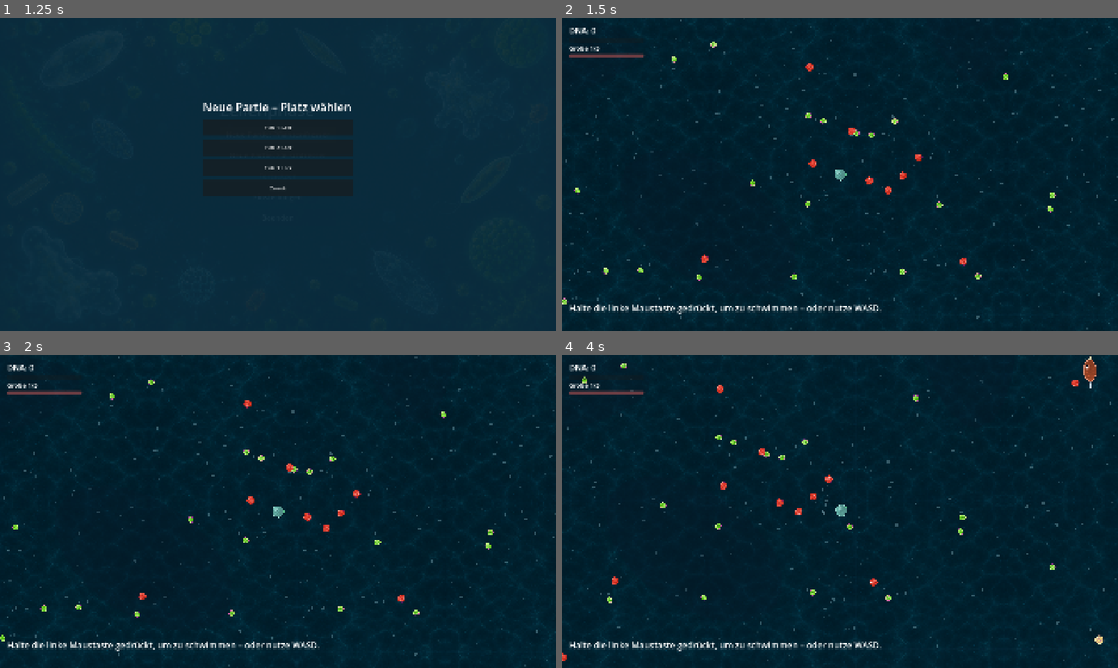
Above: before the commit, frames 1-4 (two rows, left to right).
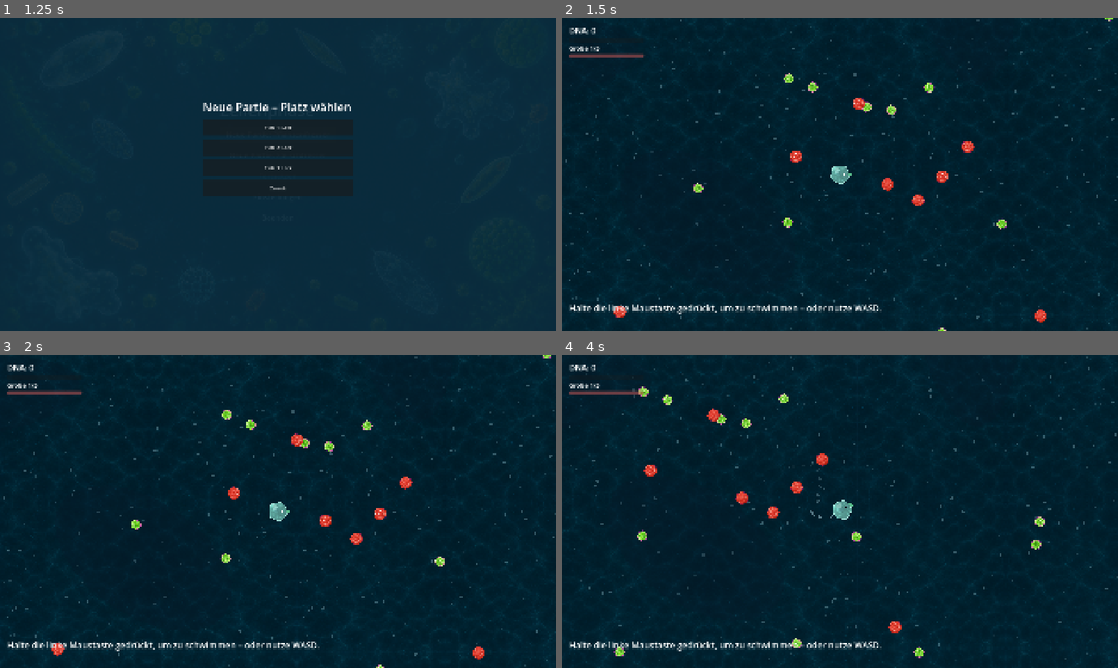
Above: after the commit, the same moments.

Repository: Mayo73/agenthub-backup
Game: Godot game, scene res://scenes/main.tscn
The game is run twice, just before and just after one commit, with the same random seed, the same clock (stepped at 60 frames per second) and the same inputs.
Inputs (mouse positions are in pixels of both pictures, inside the frame that each line leads up to):
- Up to frame 1 (1.25 s): click "Neue Partie: Pflanzenfresser" at 0.5 s
- Up to frame 2 (1.5 s): click "Neue Partie: Fleischfresser" at 1.25 s
- Up to frame 3 (2 s): no input
- Up to frame 4 (4 s): tap Enter at 2 s; move the mouse to (962, 495) at 2.02 s; hold D (rechts) 2.03-2.75 s; hold Shift (abtauchen) 2.03-2.75 s; click (962, 495) at 2.17 s; drag from (728, 527) to (812, 574) at 2.77 s; move the mouse to (895, 442) at 3.52 s; hold D (rechts) from 3.53 s (still down); hold W (hoch) from 3.53 s (still down)

Frame 1 is identical in both runs. In frame 2, 1.6% of the frame differs, in the area x 0-100%, y 0-100%; in frame 3, 1.7%; in frame 4, 2.9%.

Commit message:
Kamera naeher und Doku der KI-Arten
- CameraZoom: BASE_ZOOM 2,6 statt 1,6, MAX_ZOOM 4,0: Zellen im Spielbild etwa 1,6-mal so gross (Befund P-0004)
- docs/zelltypen.md: Sichtweite je Verhalten, Lauerer, Herde, wirksame Stacheln, Giftwolken und Elektroorgan der KI-Arten
- CLAUDE.md: geplante Klassen der Fischphase

Co-Authored-By: Claude Opus 5.5 <noreply@anthropic.com>

Diff:
--- a/scripts/camera_zoom.gd
+++ b/scripts/camera_zoom.gd
@@ -1,11 +1,12 @@
 class_name CameraZoom
 extends RefCounted
 ## Zoom der Kamera passend zur Zellgröße: doppelter Radius = halber Zoom.
+## Die Spielerzelle erscheint so immer etwa 31 Pixel groß im Radius (bei 1920 × 1080).
 
 const BASE_RADIUS := 12.0
-const BASE_ZOOM := 1.6
+const BASE_ZOOM := 2.6
 const MIN_ZOOM := 0.3
-const MAX_ZOOM := 2.0
+const MAX_ZOOM := 4.0
 
 
 static func target_for_radius(radius: float) -> float:
--- a/tests/test_camera_zoom.gd
+++ b/tests/test_camera_zoom.gd
@@ -2,10 +2,10 @@
 
 
 func test_ziel() -> void:
-	check_eq(CameraZoom.target_for_radius(12.0), 1.6, "Radius 12.0 ergibt Zoom 1.6")
-	check_eq(CameraZoom.target_for_radius(24.0), 0.8, "Radius 24.0 ergibt Zoom 0.8")
-	check_eq(CameraZoom.target_for_radius(6.0), 2.0, "Radius 6.0 ergibt Zoom 2.0")
-	check_eq(CameraZoom.target_for_radius(100.0), 0.3, "Radius 100.0 ergibt Zoom 0.3")
+	check_eq(CameraZoom.target_for_radius(12.0), 2.6, "Radius 12.0 ergibt Zoom 2.6")
+	check_eq(CameraZoom.target_for_radius(24.0), 1.3, "Radius 24.0 ergibt Zoom 1.3")
+	check_eq(CameraZoom.target_for_radius(6.0), 4.0, "Radius 6.0 ergibt Zoom 4.0 (Obergrenze)")
+	check_eq(CameraZoom.target_for_radius(200.0), 0.3, "Radius 200.0 ergibt Zoom 0.3 (Untergrenze)")
 
 
 func test_gleiten() -> void:
--- a/tests/test_main_wiring.gd
+++ b/tests/test_main_wiring.gd
@@ -28,10 +28,10 @@
 
 
 func test_kamera_zoom() -> void:
-	check_eq(main.camera.zoom.x, 1.6, "Anfangs-Zoom ist 1.6 für Radius 12.0")
+	check_eq(main.camera.zoom.x, 2.6, "Anfangs-Zoom ist 2.6 für Radius 12.0")
 	main.player.radius = 24.0
 	main._process(100.0)
-	check_eq(main.camera.zoom.x, 0.8, "Nach Wachstum auf Radius 24.0 ist Zoom 0.8")
+	check_eq(main.camera.zoom.x, 1.3, "Nach Wachstum auf Radius 24.0 ist Zoom 1.3")
 
 
 func test_nahrung_angelegt() -> void:
Not shown, changed: CLAUDE.md
Not shown, changed: docs/zelltypen.md
